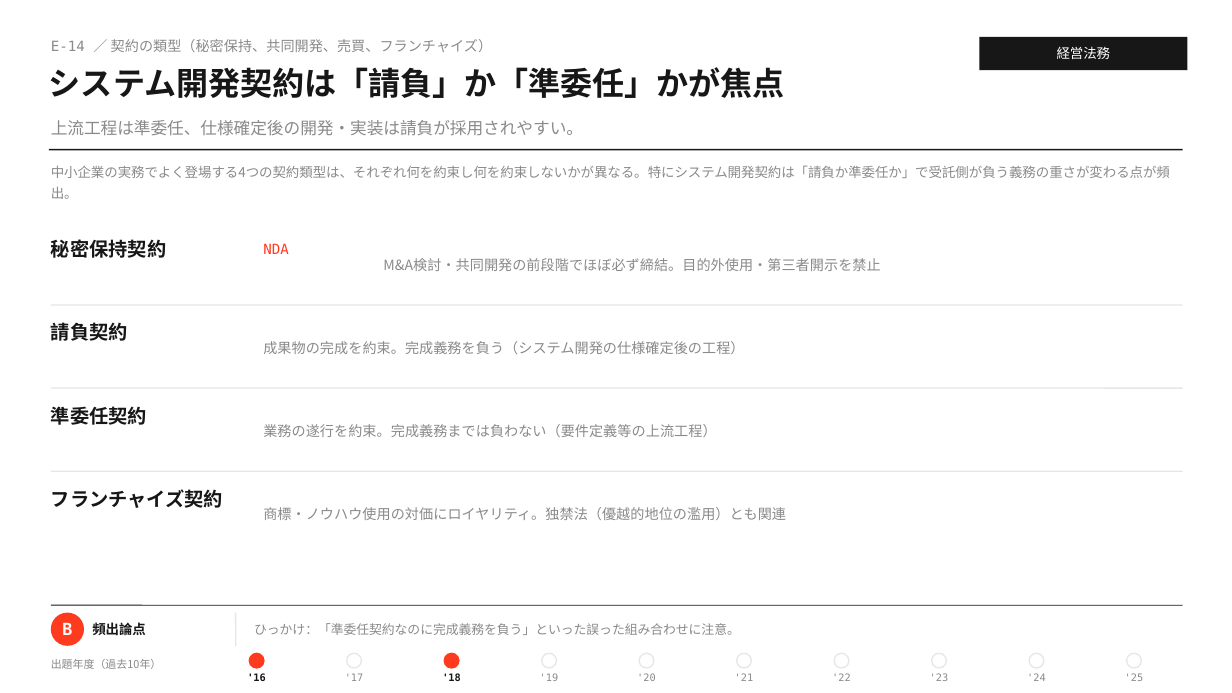
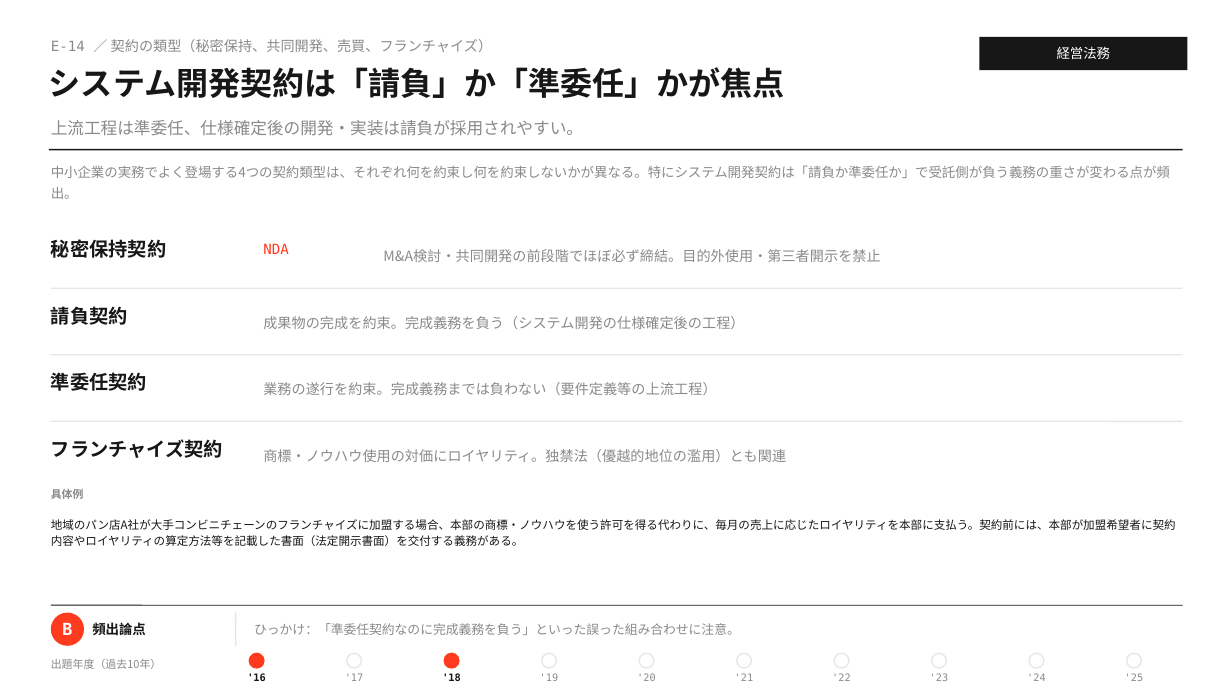
Before and after one commit to MasatoshiSano/SMEC, a slide deck: slide 23 of slides/1st_stage/E_business_law.pptx. Drawn at 1232x693 pixels with LibreOffice and Linux fonts; fonts in the diff are those of the drawing. Boxes give left, top, right and bottom in pixels: in the first picture for what was removed or moved away, otherwise in the second. Text is boxed around its words. In the diff, an @@ line names an element or a change of style, - is before the commit and + after.

```diff
--- a/slides/1st_stage/E_business_law.pptx
+++ b/slides/1st_stage/E_business_law.pptx
@@ text "M&A検討・共同開発の前段階でほぼ必ず締結。目的外使用・第三者開示を禁止": place and size @@
-text "M&A検討・共同開発の前段階でほぼ必ず締結。目的外使用・第三者開示を禁止" at bbox=[383, 258, 880, 271]
+text "M&A検討・共同開発の前段階でほぼ必ず締結。目的外使用・第三者開示を禁止" at bbox=[383, 249, 880, 262]
@@ text "請負契約": place and size @@
-text "請負契約" at bbox=[51, 322, 128, 341]
+text "請負契約" at bbox=[51, 306, 128, 325]
@@ line moved from (51, 305) - (1183, 305) to (51, 288) - (1183, 288) @@
@@ text "成果物の完成を約束。完成義務を負う（システム開発の仕様確定後の工程）": place and size @@
-text "成果物の完成を約束。完成義務を負う（システム開発の仕様確定後の工程）" at bbox=[263, 341, 744, 354]
+text "成果物の完成を約束。完成義務を負う（システム開発の仕様確定後の工程）" at bbox=[263, 316, 744, 329]
@@ line moved from (51, 471) - (1183, 471) to (51, 355) - (1183, 355) @@
@@ text "準委任契約": place and size @@
-text "準委任契約" at bbox=[51, 406, 147, 425]
+text "準委任契約" at bbox=[51, 372, 147, 391]
@@ text "業務の遂行を約束。完成義務までは負わない（要件定義等の上流工程）": place and size @@
-text "業務の遂行を約束。完成義務までは負わない（要件定義等の上流工程）" at bbox=[263, 424, 716, 437]
+text "業務の遂行を約束。完成義務までは負わない（要件定義等の上流工程）" at bbox=[263, 382, 716, 395]
@@ text "フランチャイズ契約": place and size @@
-text "フランチャイズ契約" at bbox=[51, 489, 223, 508]
+text "フランチャイズ契約" at bbox=[51, 439, 223, 458]
@@ line moved from (51, 388) - (1183, 388) to (51, 421) - (1183, 421) @@
@@ text "商標・ノウハウ使用の対価にロイヤリティ。独禁法（優越的地位の濫用）とも関連": place and size @@
-text "商標・ノウハウ使用の対価にロイヤリティ。独禁法（優越的地位の濫用）とも関連" at bbox=[263, 507, 786, 520]
+text "商標・ノウハウ使用の対価にロイヤリティ。独禁法（優越的地位の濫用）とも関連" at bbox=[263, 449, 786, 462]
@@ text added at bbox=[51, 489, 1176, 546], 9 pt, text #171717 @@
+具体例
+地域のパン店A社が大手コンビニチェーンのフランチャイズに加盟する場合、本部の商標・ノウハウを使う許可を得る代わりに、毎月の売上に応じたロイヤリティを本部に支払う。契約前には、本部が加盟希望者に契約内容やロイヤリティの算定方法等を記載した書面（法定開示書面）を交付する義務がある。
```
Also in this commit, not shown: 17 other slides changed, 2 other files.
